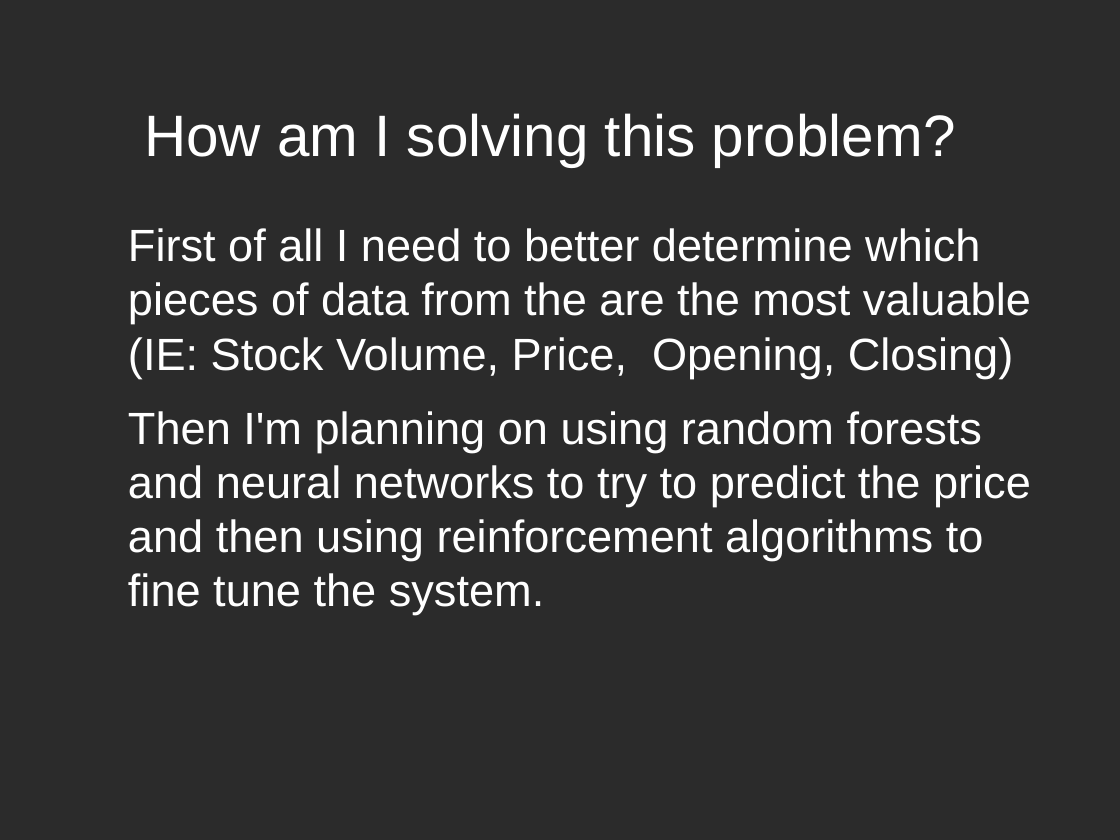
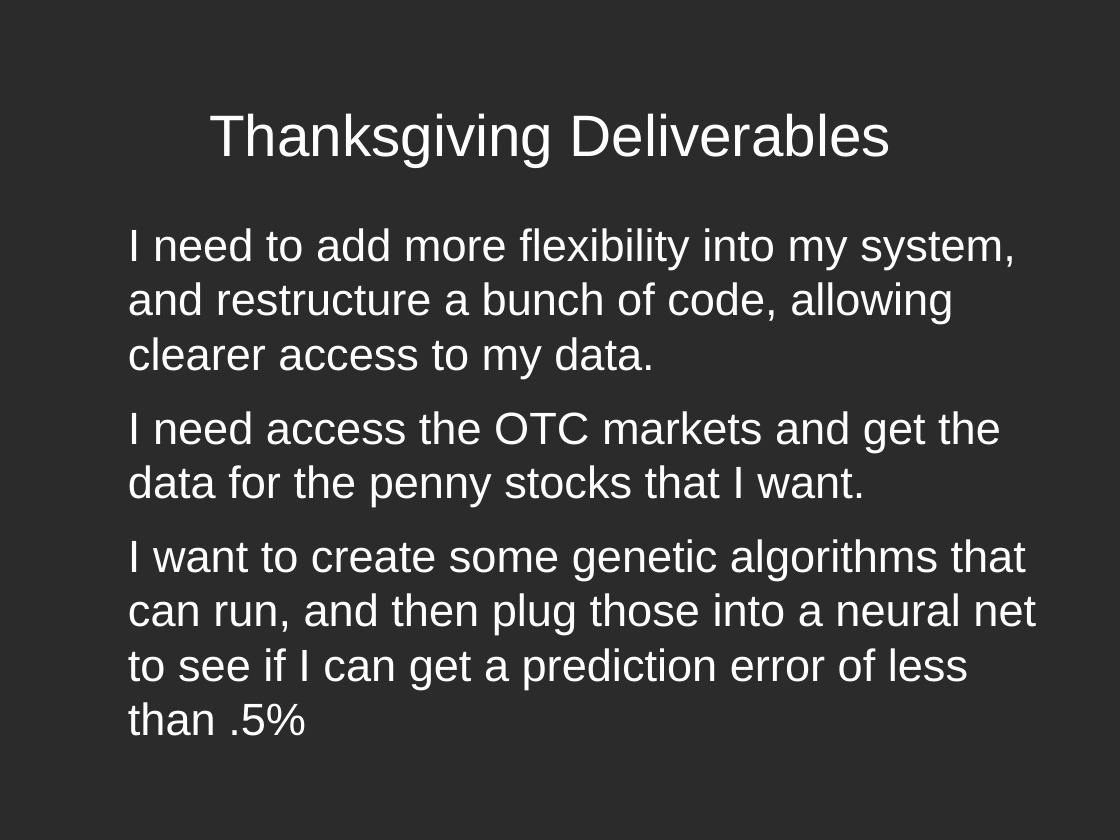
Before and after one commit to Ronin11/School, a slide deck: slide 3 of AI/5600_2.odp (slide 2 before the commit). Drawn at 1120x840 pixels with LibreOffice and Linux fonts; fonts in the diff are those of the drawing; background and template pictures are left out; a plain dark background stands for a picture behind light text. Boxes give left, top, right and bottom in pixels: in the first picture for what was removed or moved away, otherwise in the second. Text is boxed around its words. In the diff, an @@ line names an element or a change of style, - is before the commit and + after.

```diff
--- a/AI/5600_2.odp
+++ b/AI/5600_2.odp
@@ title at [209, 113, 890, 166]: text changed @@
-How am I solving this problem?
+Thanksgiving Deliverables
@@ text at [128, 228, 1036, 736]: text changed @@
-First of all I need to better determine which pieces of data from the are the most valuable (IE: Stock Volume, Price, Opening, Closing)
-Then I'm planning on using random forests and neural networks to try to predict the price and then using reinforcement algorithms to fine tune the system.
+I need to add more flexibility into my system, and restructure a bunch of code, allowing clearer access to my data.
+I need access the OTC markets and get the data for the penny stocks that I want.
+I want to create some genetic algorithms that can run, and then plug those into a neural net to see if I can get a prediction error of less than .5%
```
Also in this commit, not shown: 2 slides added, 4 slides removed, 26 other files.
